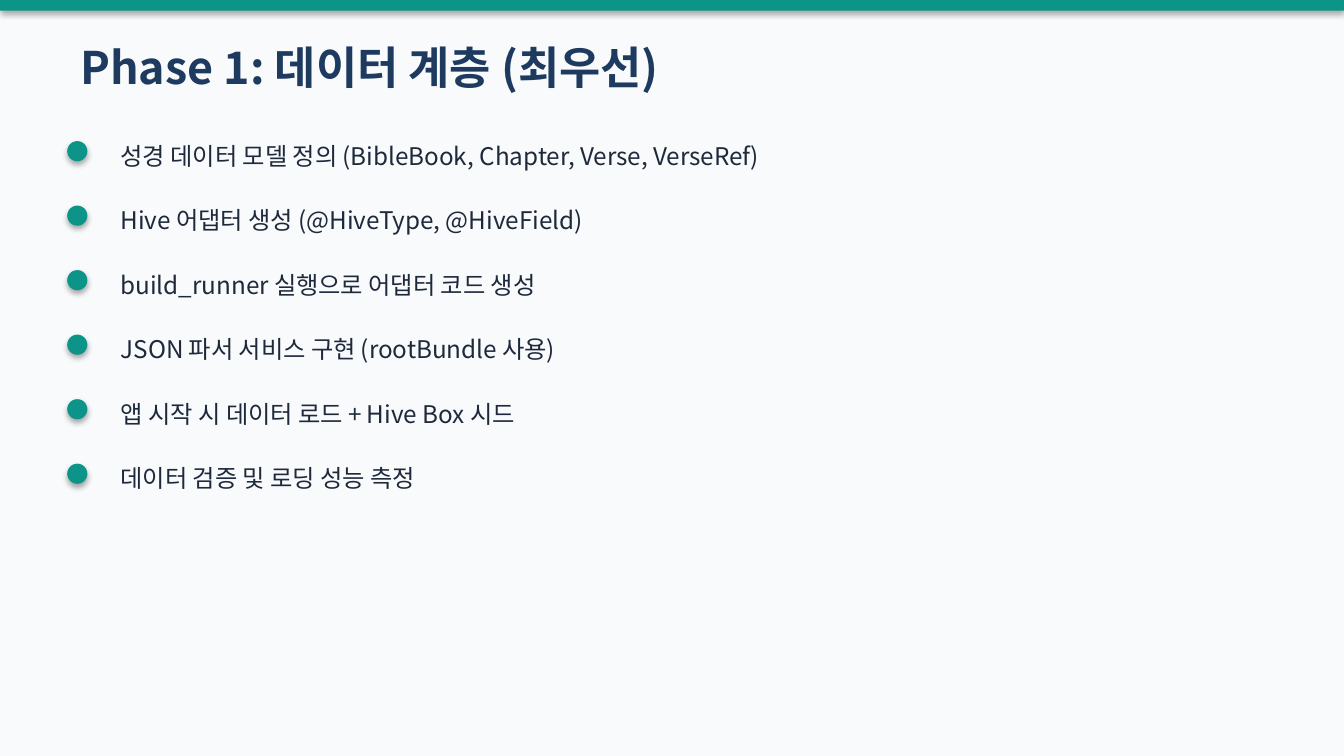
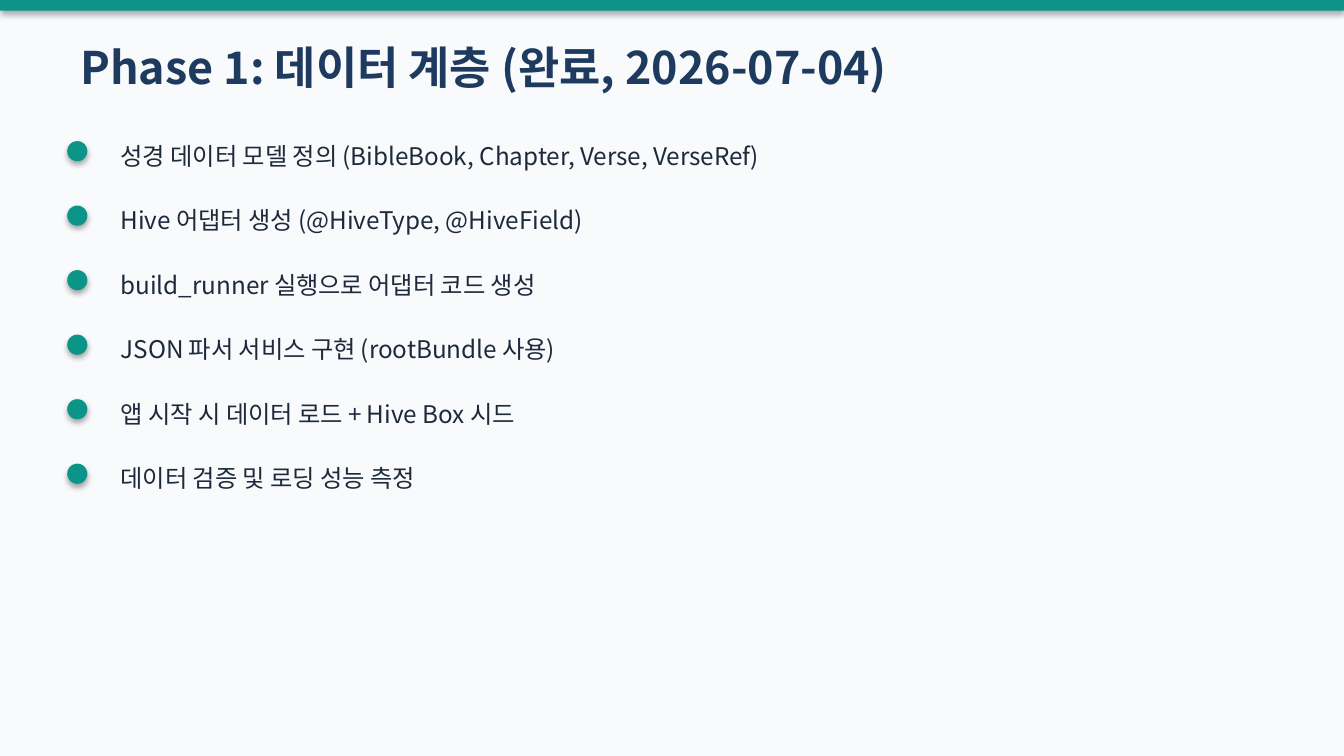
Before and after one commit to bcspl/korean-bible-app, a slide deck: slide 7 of docs/roadmap-pptx/Korean_Bible_App_Roadmap_및_작업제안_2026-07-04.pptx. Drawn at 1344x756 pixels with LibreOffice and Linux fonts; fonts in the diff are those of the drawing. Boxes give left, top, right and bottom in pixels: in the first picture for what was removed or moved away, otherwise in the second. Text is boxed around its words. In the diff, an @@ line names an element or a change of style, - is before the commit and + after.

```diff
--- a/docs/roadmap-pptx/Korean_Bible_App_Roadmap_및_작업제안_2026-07-04.pptx
+++ b/docs/roadmap-pptx/Korean_Bible_App_Roadmap_및_작업제안_2026-07-04.pptx
@@ text at box(80, 46, 886, 94): text changed @@
-Phase 1: 데이터 계층 (최우선)
+Phase 1: 데이터 계층 (완료, 2026-07-04)
```
Also in this commit, not shown: 4 other slides changed, 1 other file.
